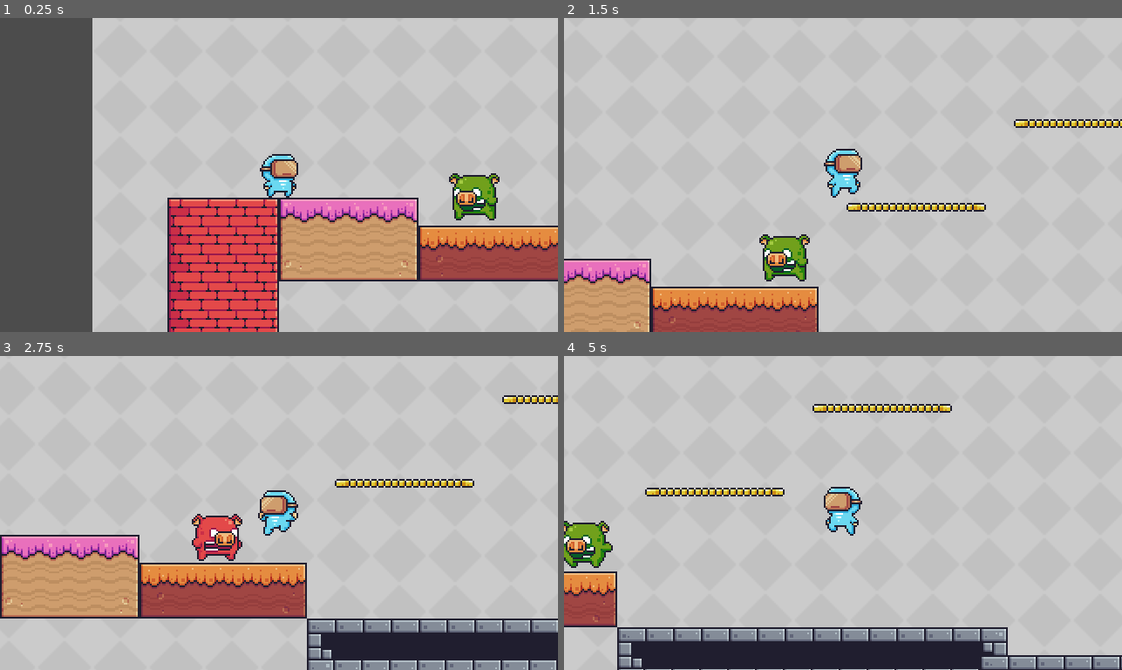
Above: before the commit, frames 1-4 (two rows, left to right).
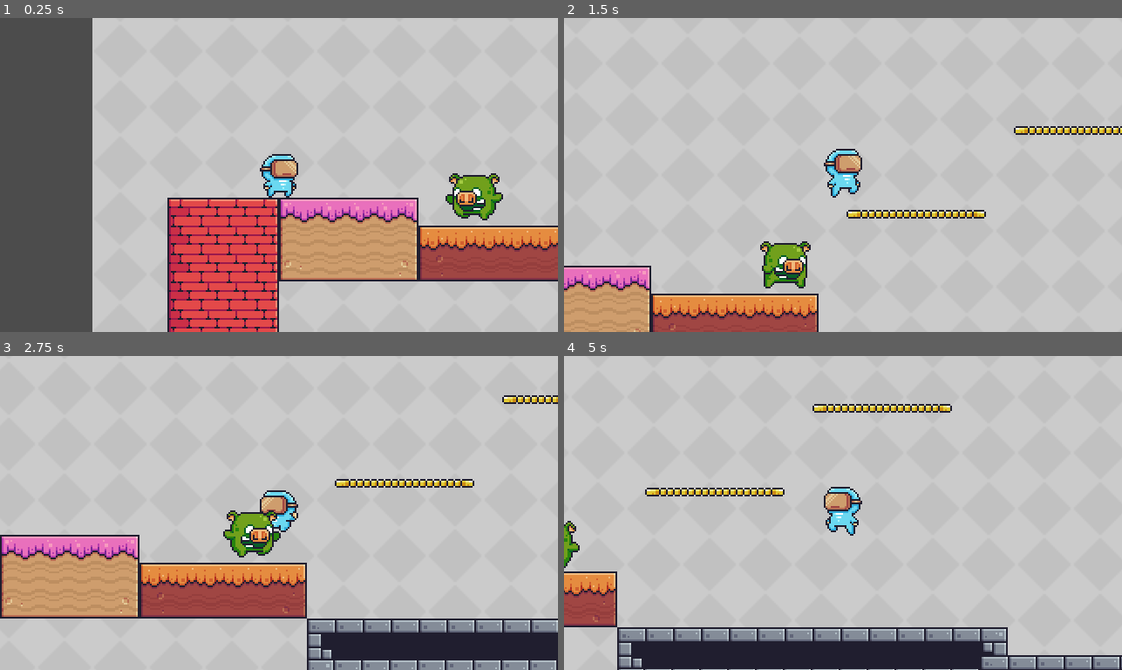
Above: after the commit, the same moments.

Repository: oucar/437-final
Game: Godot game, scene res://Levels/Level1.tscn
Two runs of this game, one before a commit and one after it. Both use one fixed random seed, a clock stepped at 60 frames per second and the inputs below.
Inputs:
- Up to frame 1 (0.25 s): no input
- Up to frame 2 (1.5 s): hold D (right) from 0.53 s (still down); tap Space (jump) at 0.6, 0.77, 1.07, 1.35 s
- Up to frame 3 (2.75 s): tap Space (jump) at 1.52, 1.82, 2.1 s; release D (right) at 2.03 s; hold A (left) from 2.03 s (still down)
- Up to frame 4 (5 s): release A (left) at 2.78 s; hold D (right) 2.78-4.28 s; tap Space (jump) at 2.85, 3.02, 3.32, 3.6, 3.77, 4.07, 4.35, 4.52, 4.82 s; hold A (left) from 4.28 s (still down)

The runs differ from the first frame. In frame 1, 0.2% of the frame differs, in the area x 79-91%, y 55-65%; in frame 2, 6.4%, in the area x 0-100%, y 32-100%; in frame 3, 1.9%; in frame 4, 1.0%.

Commit message:
interactions between the player and enemy

Diff:
--- /dev/null
+++ b/Characters/Character.gd
@@ -0,0 +1,14 @@
+extends KinematicBody2D
+
+# FOR INHERITANCE
+class_name Character
+
+# Global variables
+export(int) var health = 3
+
+# Virtual functions
+func _get_hit(damage : float):
+	push_error("get_hit() has not been implemented for the current character")
+
+func _on_hit_finished():
+	push_error("on_hit_finished() has not been implemented for the current character")
--- a/Characters/Enemies/AngryPig.gd
+++ b/Characters/Enemies/AngryPig.gd
@@ -3,7 +3,7 @@
 onready var animated_sprite = $AnimatedSprite
 onready var animation_tree = $AnimationTree
 
-enum STATE { WALK, RUN }
+enum STATE { WALK, RUN, HIT }
 
 # Waypoints
 export(Array, NodePath) var waypoints
@@ -17,6 +17,7 @@
 var waypoint_position
 var velocity = Vector2.ZERO
 var current_state = STATE.WALK
+
 
 # function that runs when game starts
 func _ready():
@@ -66,19 +67,44 @@
 		else:
 			self.waypoint_index = 0
 
+# Player detection
+# Player Detection > Collision > Layers (only triggered by the player!)
+func _on_PlayerDetection_body_shape_entered(body_rid, body, body_shape_index, local_shape_index):
+	animation_tree.set("parameters/player_detected/blend_position", 1)
+
+	if (current_state == STATE.WALK):
+		current_state = STATE.RUN
+
+func _on_PlayerDetection_body_shape_exited(body_rid, body, body_shape_index, local_shape_index):
+	animation_tree.set("parameters/player_detected/blend_position", 0)
+	current_state = STATE.WALK
+
+# Run when hit animation is finished
+func hit_animation_finished():
+	can_be_hit = true
+	current_state = STATE.RUN
+
+
+func get_hit(damage : float):
+	print("!!")
+	health -= damage
+
+	if(health <= 0):
+		# remove the scene
+		queue_free()
+
+
+	can_be_hit = false
+	current_state = STATE.HIT
+
+	# randomly select a hit animation
+	var animation_selection = GameSettings.random_hit_animation.randf_range(0, 1)
+
+	animation_tree.set("parameters/hit/active", true)
+	animation_tree.set("parameters/hit_vartiaton/blend_amount", animation_selection)
 
 
 # SET WAYPOINTS
 func set_waypoint_index(value):
 	waypoint_index = value
 	waypoint_position = get_node(waypoints[value]).position
-
-# Player detection
-# Player Detection > Collision > Layers (only triggered by the player!)
-func _on_PlayerDetection_body_shape_entered(body_rid, body, body_shape_index, local_shape_index):
-	animation_tree.set("parameters/player_detected/blend_position", 1)
-	current_state = STATE.RUN
-
-func _on_PlayerDetection_body_shape_exited(body_rid, body, body_shape_index, local_shape_index):
-	animation_tree.set("parameters/player_detected/blend_position", 0)
-	current_state = STATE.WALK
--- a/Characters/Enemies/AngryPig.tscn
+++ b/Characters/Enemies/AngryPig.tscn
@@ -210,7 +210,7 @@
 "frames": [ SubResource( 43 ), SubResource( 44 ), SubResource( 45 ), SubResource( 46 ), SubResource( 47 ) ],
 "loop": true,
 "name": "hit1",
-"speed": 20.0
+"speed": 10.0
 }, {
 "frames": [ SubResource( 1 ), SubResource( 2 ), SubResource( 3 ), SubResource( 4 ), SubResource( 5 ), SubResource( 6 ), …(189 unchanged characters)…
 "loop": true,
@@ -230,6 +230,16 @@
 radius = 13.7613
 height = 78.4589
 
+[sub_resource type="AnimationNodeAnimation" id=62]
+animation = "hit2"
+
+[sub_resource type="AnimationNodeAnimation" id=63]
+animation = "hit1"
+
+[sub_resource type="AnimationNodeOneShot" id=64]
+
+[sub_resource type="AnimationNodeBlend2" id=65]
+
 [sub_resource type="AnimationNodeAnimation" id=56]
 animation = "walk"
 
@@ -248,16 +258,23 @@
 blend_point_2/pos = -1.0
 
 [sub_resource type="AnimationNodeBlendTree" id=60]
-graph_offset = Vector2( -495.471, -150.438 )
-nodes/output/position = Vector2( 260, 80 )
+graph_offset = Vector2( -606.656, -150.438 )
+nodes/Animation/node = SubResource( 63 )
+nodes/Animation/position = Vector2( -340, 270 )
+"nodes/Animation 2/node" = SubResource( 62 )
+"nodes/Animation 2/position" = Vector2( -340, 380 )
+nodes/hit/node = SubResource( 64 )
+nodes/hit/position = Vector2( 210, 60 )
+nodes/hit_variation/node = SubResource( 65 )
+nodes/hit_variation/position = Vector2( -110, 270 )
+nodes/output/position = Vector2( 480, 60 )
 nodes/player_detected/node = SubResource( 59 )
-nodes/player_detected/position = Vector2( -180, 40 )
-node_connections = [ "output", 0, "player_detected" ]
+nodes/player_detected/position = Vector2( -300, 80 )
+node_connections = [ "output", 0, "hit", "hit", 0, "player_detected", "hit", 1, "hit_variation", "hit_variation", 0, "Animation", "hit_variation", 1, "Animation 2" ]
 
 [sub_resource type="Animation" id=51]
 resource_name = "hit1"
-length = 0.05
-loop = true
+length = 0.5
 tracks/0/type = "value"
 tracks/0/path = NodePath("AnimatedSprite:animation")
 tracks/0/interp = 1
@@ -270,11 +287,24 @@
 "update": 1,
 "values": [ "hit1" ]
 }
+tracks/1/type = "method"
+tracks/1/path = NodePath(".")
+tracks/1/interp = 1
+tracks/1/loop_wrap = true
+tracks/1/imported = false
+tracks/1/enabled = true
+tracks/1/keys = {
+"times": PoolRealArray( 0.5 ),
+"transitions": PoolRealArray( 1 ),
+"values": [ {
+"args": [  ],
+"method": "hit_animation_finished"
+} ]
+}
 
 [sub_resource type="Animation" id=52]
 resource_name = "hit2"
-length = 0.05
-loop = true
+length = 0.5
 tracks/0/type = "value"
 tracks/0/path = NodePath("AnimatedSprite:animation")
 tracks/0/interp = 1
@@ -286,6 +316,20 @@
 "transitions": PoolRealArray( 1 ),
 "update": 1,
 "values": [ "hit2" ]
+}
+tracks/1/type = "method"
+tracks/1/path = NodePath(".")
+tracks/1/interp = 1
+tracks/1/loop_wrap = true
+tracks/1/imported = false
+tracks/1/enabled = true
+tracks/1/keys = {
+"times": PoolRealArray( 0.5 ),
+"transitions": PoolRealArray( 1 ),
+"values": [ {
+"args": [  ],
+"method": "hit_animation_finished"
+} ]
 }
 
 [sub_resource type="Animation" id=53]
@@ -340,7 +384,7 @@
 }
 
 [sub_resource type="RectangleShape2D" id=61]
-extents = Vector2( 10, 1 )
+extents = Vector2( 16.5, 1.875 )
 
 [node name="AngryPig" type="KinematicBody2D"]
 collision_layer = 16
@@ -349,7 +393,7 @@
 [node name="AnimatedSprite" type="AnimatedSprite" parent="."]
 frames = SubResource( 48 )
 animation = "walk"
-frame = 13
+frame = 4
 playing = true
 
 [node name="CollisionShape2D" type="CollisionShape2D" parent="."]
@@ -379,6 +423,8 @@
 tree_root = SubResource( 60 )
 anim_player = NodePath("../AnimationPlayer")
 active = true
+parameters/hit/active = false
+parameters/hit_variation/blend_amount = 0
 parameters/player_detected/blend_position = 0.0
 
 [node name="AnimationPlayer" type="AnimationPlayer" parent="."]
@@ -388,12 +434,13 @@
 anims/run = SubResource( 54 )
 anims/walk = SubResource( 55 )
 
-[node name="Area2D" type="Area2D" parent="."]
+[node name="JumpHurtbox" type="Area2D" parent="."]
 position = Vector2( 0, -12 )
 collision_layer = 2048
 collision_mask = 0
 
-[node name="JumpCollisionShape" type="CollisionShape2D" parent="Area2D"]
+[node name="JumpCollisionShape" type="CollisionShape2D" parent="JumpHurtbox"]
+position = Vector2( 0.5, -2.875 )
 shape = SubResource( 61 )
 
 [connection signal="body_shape_entered" from="PlayerDetection" to="." method="_on_PlayerDetection_body_shape_entered"]
--- a/Characters/Enemies/Enemy.gd
+++ b/Characters/Enemies/Enemy.gd
@@ -1,14 +1,7 @@
-extends KinematicBody2D
+extends Character
 
 # FOR INHERITANCE
 class_name Enemy
 
 # Global variables
-export(int) var health = 3
 export(bool) var can_be_hit = true
-
-
-# Enemy gets hit
-func get_hit(damage : float):
-	health -= damage
-	can_be_hit = false
--- a/Characters/Player.gd
+++ b/Characters/Player.gd
@@ -1,4 +1,4 @@
-extends KinematicBody2D
+extends Character
 
 # GLOBAL VARIABLES
 var velocity : Vector2
@@ -59,7 +59,6 @@
 # Change the current state depending on the input and current state
 func pick_next_state():
 	# available in KinematicBody2D
-	print(jumps, max_jumps)
 	if(is_on_floor()):
 		jumps = 0
 
@@ -102,11 +101,19 @@
 	# check if the thing we're jumping on is an enemy
 	var enemy = area.owner
 
+	print(enemy.can_be_hit)
 	if(enemy is Enemy && enemy.can_be_hit):
 		# global position - not relative to anything
+		print("JUMPED ON THE ENEMY!")
 		if(jump_hitbox.global_position.y < area.global_position.y):
 			# Jump attack implementation
 			velocity.y = -enemy_bounce_impulse
+			enemy.get_hit(jump_damage)
+
+# Get hit by an enemy
+func get_hit(damage : float):
+	self.health -= damage
+	self.current_state = STATE.HIT
 
 
 # SETTERS AND GETTERS
@@ -117,3 +124,5 @@
 		STATE.DOUBLE_JUMP:
 			jump()
 			animation_tree.set("parameters/double_jump/active", true)
+		STATE.HIT:
+			animation_tree.set("parameters/hit/active", true)
--- a/Characters/Player.tscn
+++ b/Characters/Player.tscn
@@ -269,8 +269,7 @@
 
 [sub_resource type="Animation" id=48]
 resource_name = "hit"
-length = 0.05
-loop = true
+length = 0.4
 tracks/0/type = "value"
 tracks/0/path = NodePath("AnimatedSprite:animation")
 tracks/0/interp = 1
@@ -355,6 +354,9 @@
 [sub_resource type="AnimationNodeAnimation" id=61]
 animation = "double_jump"
 
+[sub_resource type="AnimationNodeAnimation" id=64]
+animation = "hit"
+
 [sub_resource type="AnimationNodeAnimation" id=58]
 animation = "fall"
 
@@ -362,6 +364,10 @@
 animation = "jump"
 
 [sub_resource type="AnimationNodeOneShot" id=62]
+fadein_time = 0.0
+fadeout_time = 0.0
+
+[sub_resource type="AnimationNodeOneShot" id=65]
 fadein_time = 0.0
 fadeout_time = 0.0
 
@@ -385,24 +391,28 @@
 [sub_resource type="AnimationNodeBlend3" id=60]
 
 [sub_resource type="AnimationNodeBlendTree" id=57]
-graph_offset = Vector2( -192.882, -120.444 )
+graph_offset = Vector2( -258.985, -117.511 )
 nodes/Animation/node = SubResource( 58 )
-nodes/Animation/position = Vector2( 100, 370 )
+nodes/Animation/position = Vector2( -220, 340 )
 "nodes/Animation 2/node" = SubResource( 61 )
-"nodes/Animation 2/position" = Vector2( 575.5, 380.5 )
+"nodes/Animation 2/position" = Vector2( 250, 350 )
+"nodes/Animation 3/node" = SubResource( 64 )
+"nodes/Animation 3/position" = Vector2( 630, 340 )
 nodes/Animatipn/node = SubResource( 59 )
-nodes/Animatipn/position = Vector2( 90, 0 )
+nodes/Animatipn/position = Vector2( -230, -30 )
 nodes/double_jump/node = SubResource( 62 )
-nodes/double_jump/position = Vector2( 850, 80 )
+nodes/double_jump/position = Vector2( 530, 50 )
+nodes/hit/node = SubResource( 65 )
+nodes/hit/position = Vector2( 840, 50 )
 nodes/output/position = Vector2( 1120, 80 )
 nodes/x_move/node = SubResource( 56 )
-nodes/x_move/position = Vector2( 60, 170 )
+nodes/x_move/position = Vector2( -260, 140 )
 nodes/y_move/node = SubResource( 60 )
-nodes/y_move/position = Vector2( 620, 110 )
-node_connections = [ "output", 0, "double_jump", "double_jump", 0, "y_move", "double_jump", 1, "Animation 2", "y_move", 0, "Animatipn", "y_move", 1, "x_move", "y_move", 2, "Animation" ]
+nodes/y_move/position = Vector2( 300, 80 )
+node_connections = [ "output", 0, "hit", "double_jump", 0, "y_move", "double_jump", 1, "Animation 2", "hit", 0, "double_jump", "hit", 1, "Animation 3", "y_move", 0, "Animatipn", "y_move", 1, "x_move", "y_move", 2, "Animation" ]
 
 [sub_resource type="RectangleShape2D" id=63]
-extents = Vector2( 7, 1 )
+extents = Vector2( 7.5, 1 )
 
 [node name="Player" type="KinematicBody2D"]
 collision_layer = 8
@@ -412,7 +422,7 @@
 position = Vector2( -16, -19 )
 frames = SubResource( 30 )
 animation = "idle"
-frame = 9
+frame = 3
 playing = true
 centered = false
 
@@ -434,6 +444,7 @@
 anim_player = NodePath("../AnimationPlayer")
 active = true
 parameters/double_jump/active = false
+parameters/hit/active = false
 parameters/x_move/blend_position = 0
 parameters/y_move/blend_amount = 0.0
 
--- a/Singleton/GameSettings.gd
+++ b/Singleton/GameSettings.gd
@@ -5,3 +5,12 @@
 
 # CAP SPEED
 export(float) var TERMINAL_VELOCITY = 300
+
+# GENERATING A RANDOM HIT ANIMATION
+export(bool) var should_randomize = true
+onready var random_hit_animation = RandomNumberGenerator.new()
+
+
+func _ready():
+	if(should_randomize):
+		random_hit_animation.randomize()
--- a/project.godot
+++ b/project.godot
@@ -10,11 +10,17 @@
 
 _global_script_classes=[ {
 "base": "KinematicBody2D",
+"class": "Character",
+"language": "GDScript",
+"path": "res://Characters/Character.gd"
+}, {
+"base": "Character",
 "class": "Enemy",
 "language": "GDScript",
 "path": "res://Characters/Enemies/Enemy.gd"
 } ]
 _global_script_class_icons={
+"Character": "",
 "Enemy": ""
 }
 
Not shown: 1 places in Characters/Enemies/AngryPig.tscn that only renumber resources
Not shown: 1 places in Characters/Player.tscn that only renumber resources
